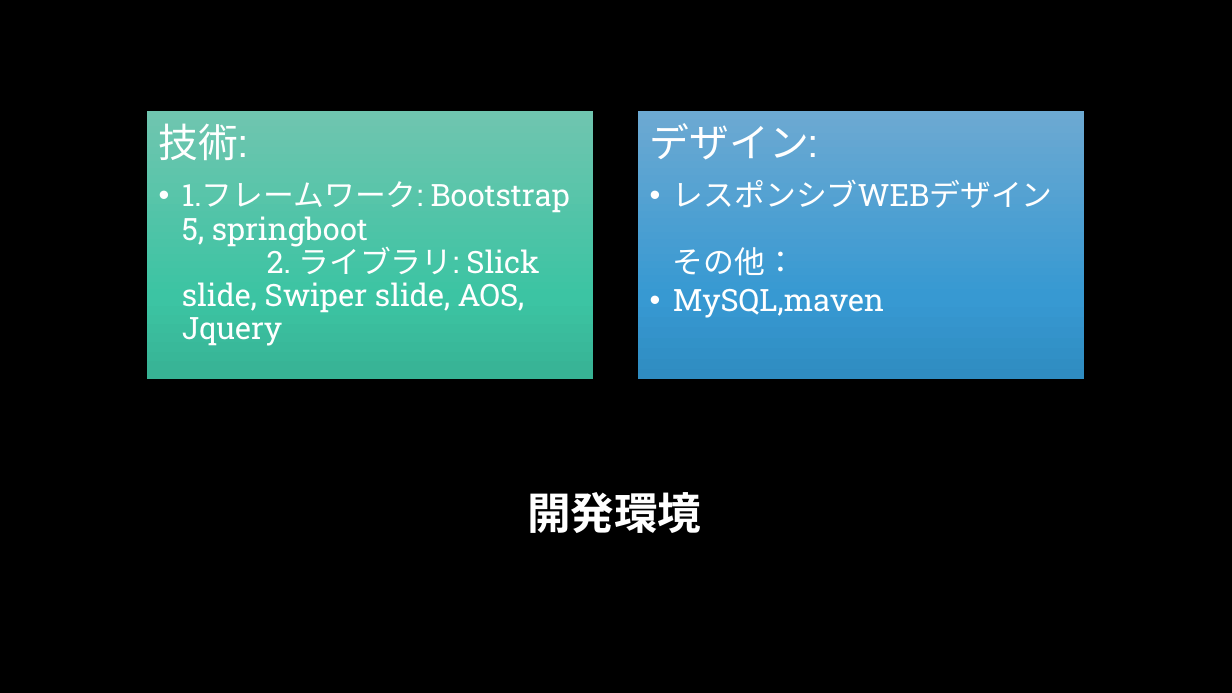
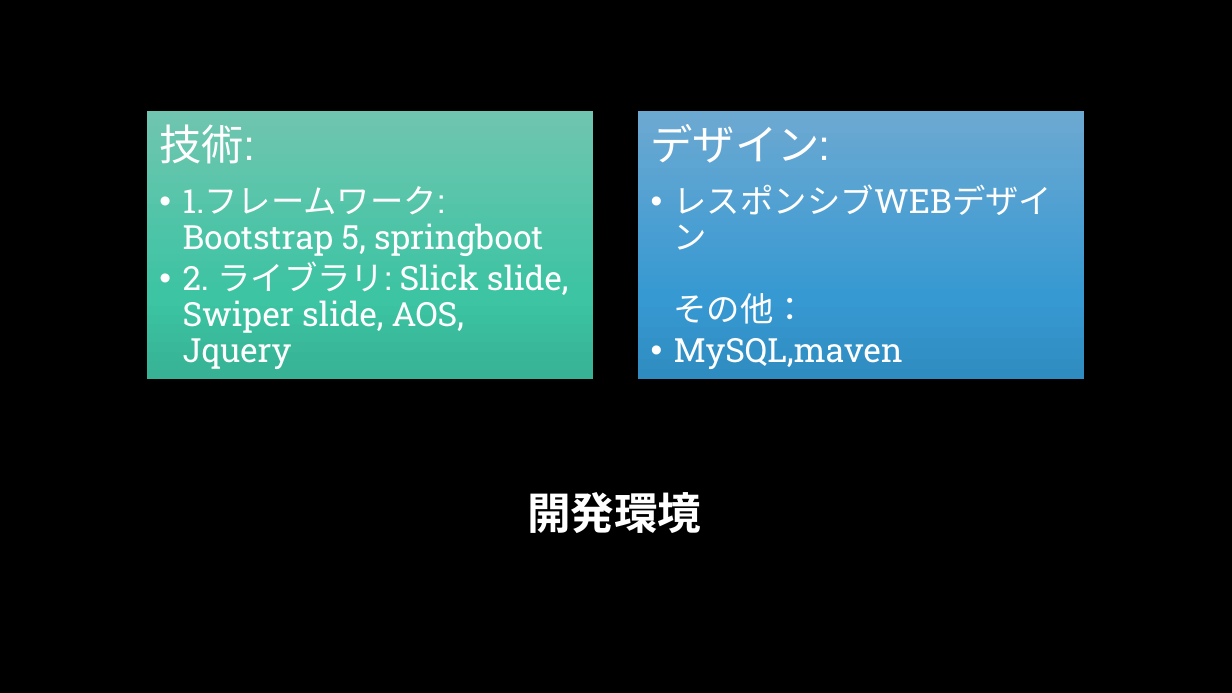
Before and after one commit to qyinter/HelloWorldGroup, a slide deck: slide 5 of 11.24.pptx. Drawn at 1232x693 pixels with LibreOffice and Linux fonts; fonts in the diff are those of the drawing; background and template pictures are left out. Boxes give left, top, right and bottom in pixels: in the first picture for what was removed or moved away, otherwise in the second. Text is boxed around its words. In the diff, an @@ line names an element or a change of style, - is before the commit and + after.

```diff
--- a/11.24.pptx
+++ b/11.24.pptx
@@ text "デザイン:" at (651, 124, 1053, 369): size 31 to 33 pt in "デザイン:"; size 24 to 26 pt in "レスポンシブWEBデザイン その他：", "MySQL,maven" @@
@@ text at (159, 124, 252, 164): size 31 to 33 pt in "技術:" @@
@@ text at (183, 186, 568, 369): text changed; size 24 to 26 pt @@
-  • 1.フレームワーク: Bootstrap 5, springboot
-    2. ライブラリ: Slick slide, Swiper slide, AOS, Jquery
+  • 1.フレームワーク: Bootstrap 5, springboot
+  • 2. ライブラリ: Slick slide, Swiper slide, AOS, Jquery
```
